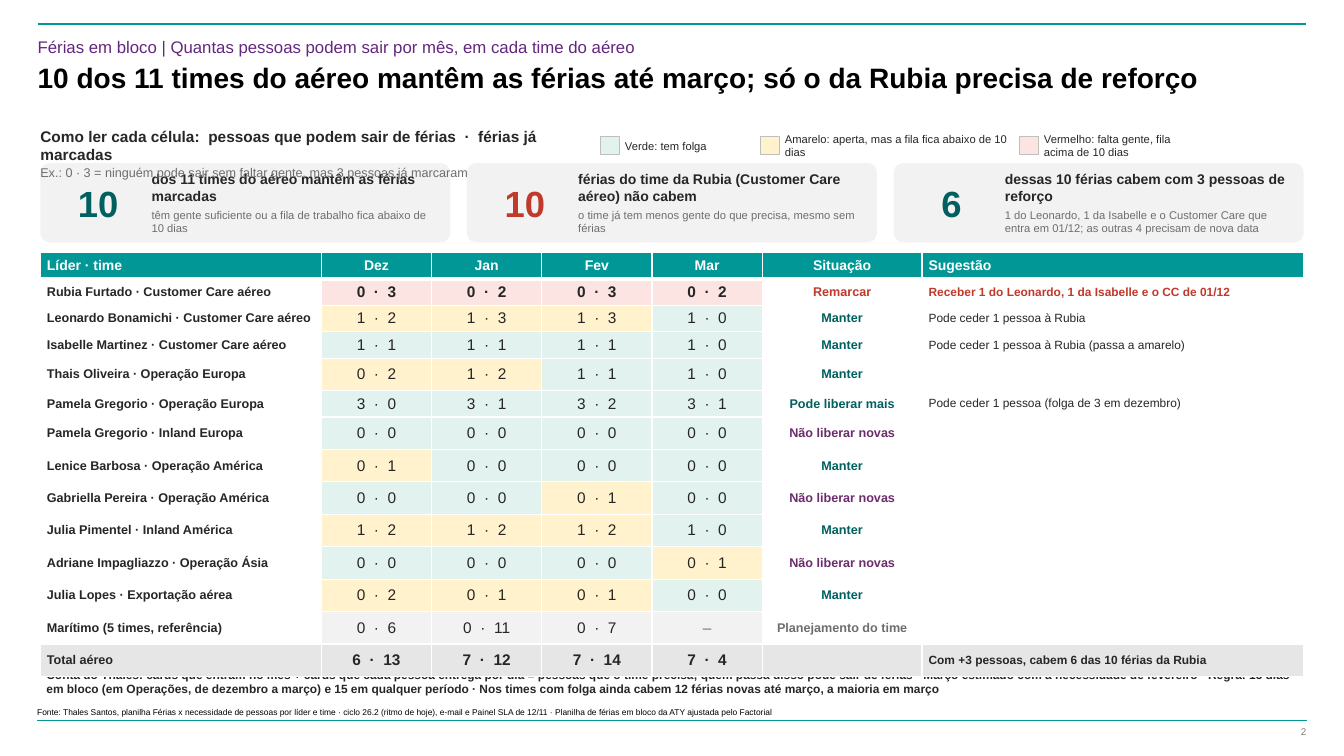
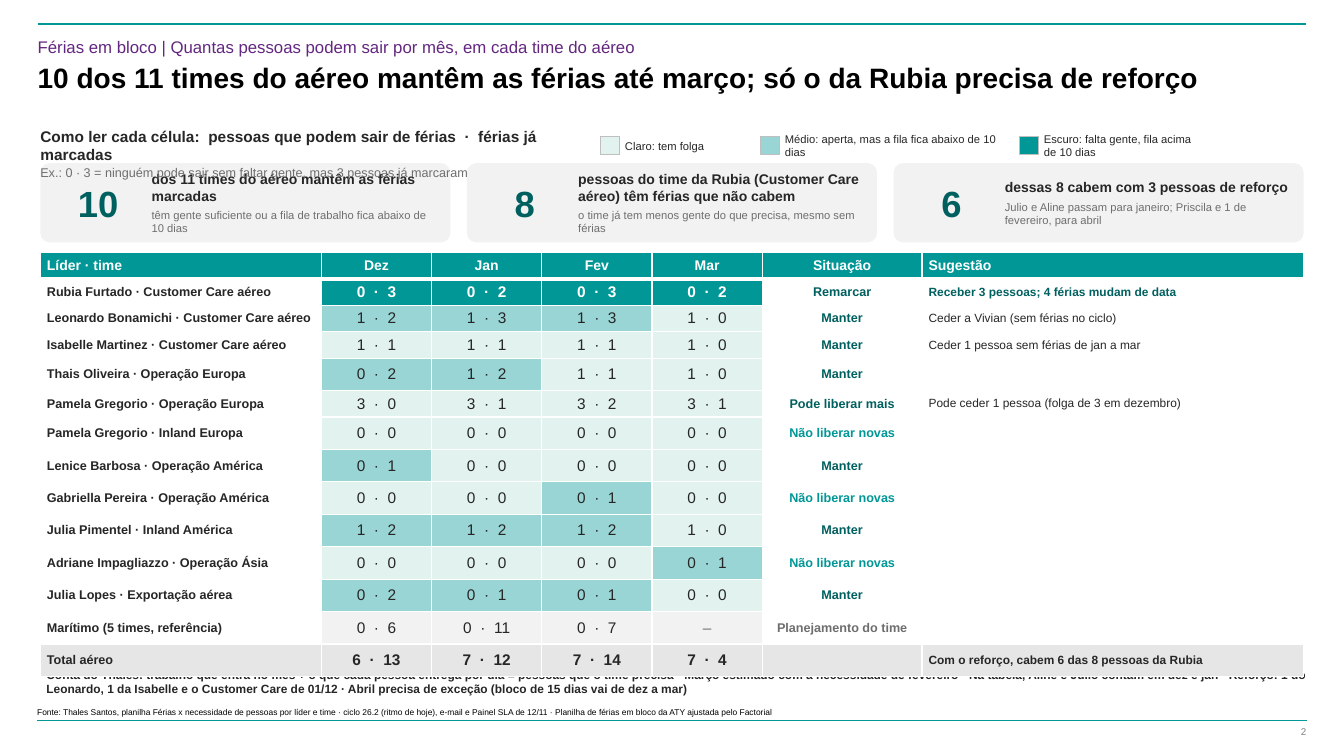
Before and after one commit to suzetemirandasilva5601-cpu/Challenge, a slide deck: slide 2 of 20261112 - ATY - Diagnóstico da Estrutura de Operações - Vagas e Férias.pptx. Drawn at 1344x756 pixels with LibreOffice and Linux fonts; fonts in the diff are those of the drawing; background and template pictures are left out. Boxes give left, top, right and bottom in pixels: in the first picture for what was removed or moved away, otherwise in the second. Text is boxed around its words. In the diff, an @@ line names an element or a change of style, - is before the commit and + after.

Commit message:
Slide 2: reforço nominal, novas datas da Rubia; deck só com a paleta verde-água da ATY

```diff
--- a/20261112 - ATY - Diagnóstico da Estrutura de Operações - Vagas e Férias.pptx
+++ b/20261112 - ATY - Diagnóstico da Estrutura de Operações - Vagas e Férias.pptx
@@ text at box(625, 142, 704, 152): text changed @@
-Verde: tem folga
+Claro: tem folga
@@ rectangle at box(761, 136, 780, 155): fill #FFF2CC to #99D5D5 @@
@@ text at box(785, 135, 995, 156): text changed @@
-Amarelo: aperta, mas a fila fica abaixo de 10 dias
+Médio: aperta, mas a fila fica abaixo de 10 dias
@@ rectangle at box(1020, 136, 1040, 155): fill #FBE4E1 to #009796 @@
@@ text at box(1044, 135, 1191, 156): text changed @@
-Vermelho: falta gente, fila acima de 10 dias
+Escuro: falta gente, fila acima de 10 dias
@@ text at box(578, 174, 859, 204): text changed @@
-férias do time da Rubia (Customer Care aéreo) não cabem
+pessoas do time da Rubia (Customer Care aéreo) têm férias que não cabem
@@ text at box(515, 191, 535, 218): text changed; text colour #C0392B to #00605F @@
-10
+8
@@ text at box(1005, 182, 1288, 226): text changed @@
-dessas 10 férias cabem com 3 pessoas de reforço
-1 do Leonardo, 1 da Isabelle e o Customer Care que entra em 01/12; as outras 4 precisam de nova data
+dessas 8 cabem com 3 pessoas de reforço
+Julio e Aline passam para janeiro; Priscila e 1 de fevereiro, para abril
@@ table at box(40, 252, 1303, 671) @@
-row 2, column 7: Receber 1 do Leonardo, 1 da Isabelle e o CC de 01/12
+row 2, column 7: Receber 3 pessoas; 4 férias mudam de data
-row 3, column 7: Pode ceder 1 pessoa à Rubia
+row 3, column 7: Ceder a Vivian (sem férias no ciclo)
-row 4, column 7: Pode ceder 1 pessoa à Rubia (passa a amarelo)
+row 4, column 7: Ceder 1 pessoa sem férias de jan a mar
-row 14, column 7: Com +3 pessoas, cabem 6 das 10 férias da Rubia
+row 14, column 7: Com o reforço, cabem 6 das 8 pessoas da Rubia
@@ fill #FBE4E1 to #009796 in 4 cells @@
@@ fill #FFF2CC to #99D5D5 in 14 cells @@
@@ text colour #262626 to #FFFFFF in "0 · 3", "0 · 2", "0 · 3", "0 · 2" @@
@@ text colour #C0392B to #00605F in "Remarcar" @@
@@ text colour #6B2D6B to #009796 in "Não liberar novas", "Não liberar novas", "Não liberar novas" @@
@@ text at box(46, 674, 1306, 696): text changed @@
-Conta do Thales: cards que entram no mês ÷ cards que cada pessoa entrega por dia = pessoas que o time precisa; quem passa disso pode sair de férias · Março estimado com a necessidade de fevereiro · Regra: 15 dias em bloco (em Operações, de dezembro a março) e 15 em qualquer período · Nos times com folga ainda cabem 12 férias novas até março, a maioria em março
+Conta do Thales: trabalho que entra no mês ÷ o que cada pessoa entrega por dia = pessoas que o time precisa · Março estimado com a necessidade de fevereiro · Na tabela, Aline e Julio contam em dez e jan · Reforço: 1 do Leonardo, 1 da Isabelle e o Customer Care de 01/12 · Abril precisa de exceção (bloco de 15 dias vai de dez a mar)
```
Also in this commit, not shown: 5 other slides changed, 3 other files.
